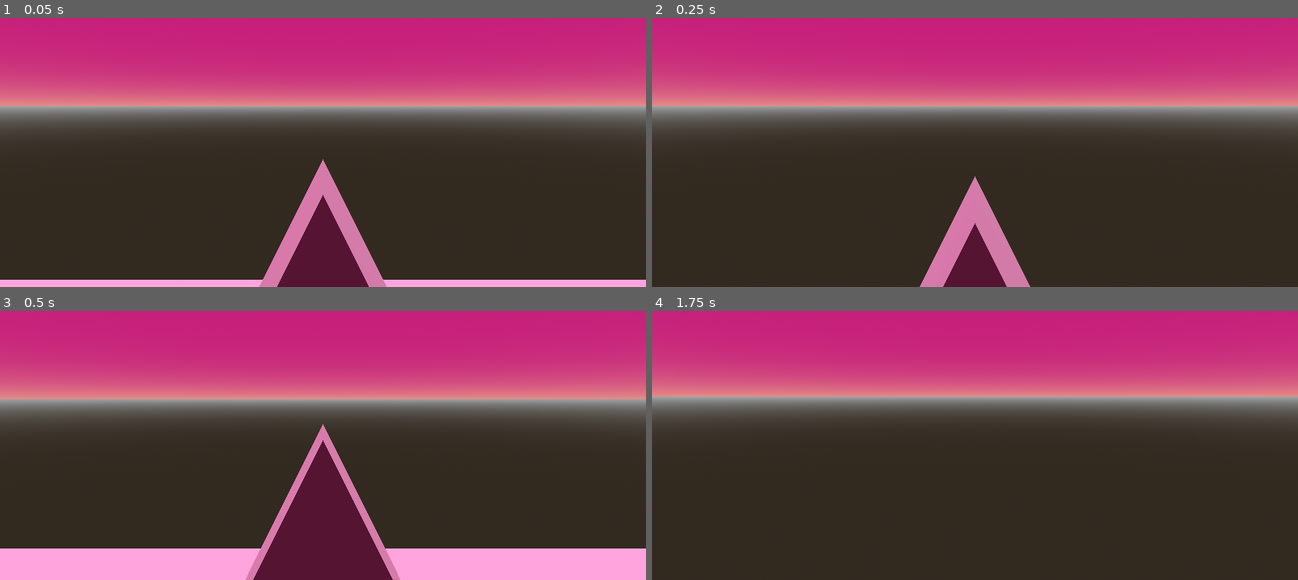
Above: before the commit, frames 1-4 (two rows, left to right).
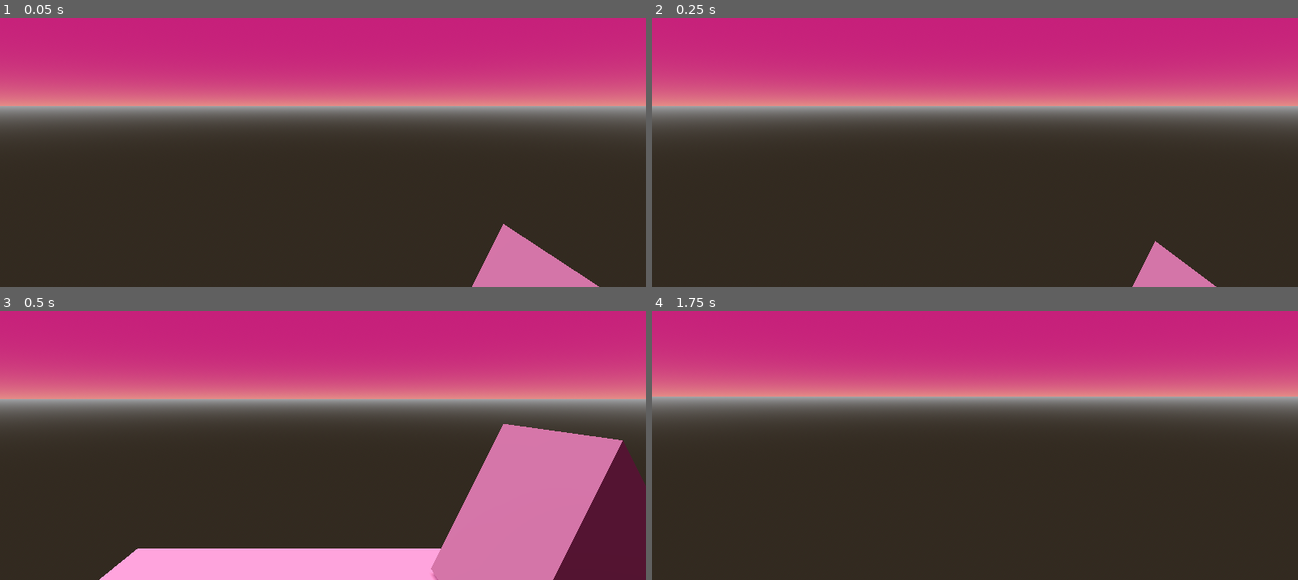
Above: after the commit, the same moments.

Repository: osifata/VR
Game: Godot game, scene res://world.tscn
The game is run twice, just before and just after one commit, with the same random seed, the same clock (stepped at 60 frames per second) and the same inputs.
Inputs (mouse positions are in pixels of both pictures, inside the frame that each line leads up to):
- Up to frame 1 (0.05 s): no input
- Up to frame 2 (0.25 s): no input
- Up to frame 3 (0.5 s): no input
- Up to frame 4 (1.75 s): tap Enter (ui_accept) at 0.5, 0.77, 1.25, 1.52 s; move the mouse to (1007, 397) at 0.52 s; hold Shift (speed, bound only after the commit) 0.53-1.28 s; hold W (forward) from 0.53 s (still down); move the mouse to (942, 399) at 1.27 s; tap Ctrl (crouch) at 1.35 s; tap Shift (speed, bound only after the commit) at 1.55 s

The runs differ from the first frame. In frame 1, 8.7% of the frame differs, in the area x 0-100%, y 52-100%; in frame 2, 4.6%; in frame 3, 24%, in the area x 0-100%, y 42-100%; in frame 4, nothing differs.

Commit message:
Система частиц - нужно потом доделать - найти модельку пыли или еще что

Diff:
--- a/pompeii/player.gd
+++ b/pompeii/player.gd
@@ -5,7 +5,7 @@
 
 
 var accel = 6
-var SPEED = 2.0
+var SPEED = 1.0
 var JUMP_VELOCITY = 4.5
 var crouched = false #определяет приседает игрок или нет
 var input_dir = Vector3(0,0,0) #направление нажатия кнопок
@@ -45,7 +45,7 @@
 	if Input.is_action_just_pressed("ui_accept") and is_on_floor() and crouched == false: # прыжок
 		velocity.y = JUMP_VELOCITY
 
-	if is_on_floor() and Input.is_action_pressed("+shift"):
+	if is_on_floor() and Input.is_action_pressed("speed"):
 		SPEED = 10
 	else:
 		SPEED = 5
--- a/pompeii/project.godot
+++ b/pompeii/project.godot
@@ -13,6 +13,7 @@
 config/name="POMPEII"
 run/main_scene="res://world.tscn"
 config/features=PackedStringArray("4.3", "Mobile")
+boot_splash/bg_color=Color(0.65665, 0.330041, 0.19901, 1)
 config/icon="res://icon.svg"
 
 [input]
@@ -47,6 +48,11 @@
 "events": [Object(InputEventKey,"resource_local_to_scene":false,"resource_name":"","device":-1,"window_id":0,"alt_press …(195 unchanged characters)…
 ]
 }
+speed={
+"deadzone": 0.5,
+"events": [Object(InputEventKey,"resource_local_to_scene":false,"resource_name":"","device":-1,"window_id":0,"alt_pressed":false,"shift_pressed":false,"ctrl_pressed":false,"meta_pressed":false,"pressed":false,"keycode":0,"physical_keycode":4194325,"key_label":0,"unicode":0,"location":0,"echo":false,"script":null)
+]
+}
 
 [rendering]
 
--- a/pompeii/world.tscn
+++ b/pompeii/world.tscn
@@ -16,6 +16,22 @@
 
 [sub_resource type="PrismMesh" id="PrismMesh_kuca0"]
 
+[sub_resource type="ParticleProcessMaterial" id="ParticleProcessMaterial_3ih11"]
+lifetime_randomness = 1.0
+emission_shape = 3
+emission_box_extents = Vector3(5, 100, 5)
+inherit_velocity_ratio = 1.0
+direction = Vector3(0, 0, 0)
+spread = 0.0
+gravity = Vector3(0, -10, 0)
+
+[sub_resource type="StandardMaterial3D" id="StandardMaterial3D_3a6pw"]
+
+[sub_resource type="PlaneMesh" id="PlaneMesh_vvuw1"]
+material = SubResource("StandardMaterial3D_3a6pw")
+size = Vector2(0.02, 0.02)
+orientation = 2
+
 [node name="World" type="Node3D"]
 
 [node name="CSGBox3D" type="CSGBox3D" parent="."]
@@ -24,6 +40,7 @@
 size = Vector3(5.47168, 0.001, 5.85181)
 
 [node name="root" parent="." instance=ExtResource("1_m1l3o")]
+transform = Transform3D(1, 0, 0, 0, 1, 0, 0, 0, 1, -1.24417, 0.446693, 0)
 
 [node name="WorldEnvironment" type="WorldEnvironment" parent="."]
 environment = SubResource("Environment_7bspr")
@@ -40,3 +57,18 @@
 [node name="CSGBox3D2" type="CSGBox3D" parent="."]
 transform = Transform3D(1, 0, 0, 0, 1, 0, 0, 0, 1, 0, 0.166495, 1.95214)
 use_collision = true
+
+[node name="CSGMesh3D2" type="CSGMesh3D" parent="."]
+
+[node name="GPUParticles3D" type="GPUParticles3D" parent="."]
+transform = Transform3D(0.763, 0, 0, 0, 0.589, 0, 0, 0, 0.773, 0.0182567, 2.18652, 0.037665)
+emitting = false
+amount = 5000
+lifetime = 10.0
+speed_scale = 0.1
+randomness = 0.49
+fixed_fps = 60
+collision_base_size = 0.0
+draw_order = 1
+process_material = SubResource("ParticleProcessMaterial_3ih11")
+draw_pass_1 = SubResource("PlaneMesh_vvuw1")
Not shown: 1 places in pompeii/world.tscn that only renumber resources
